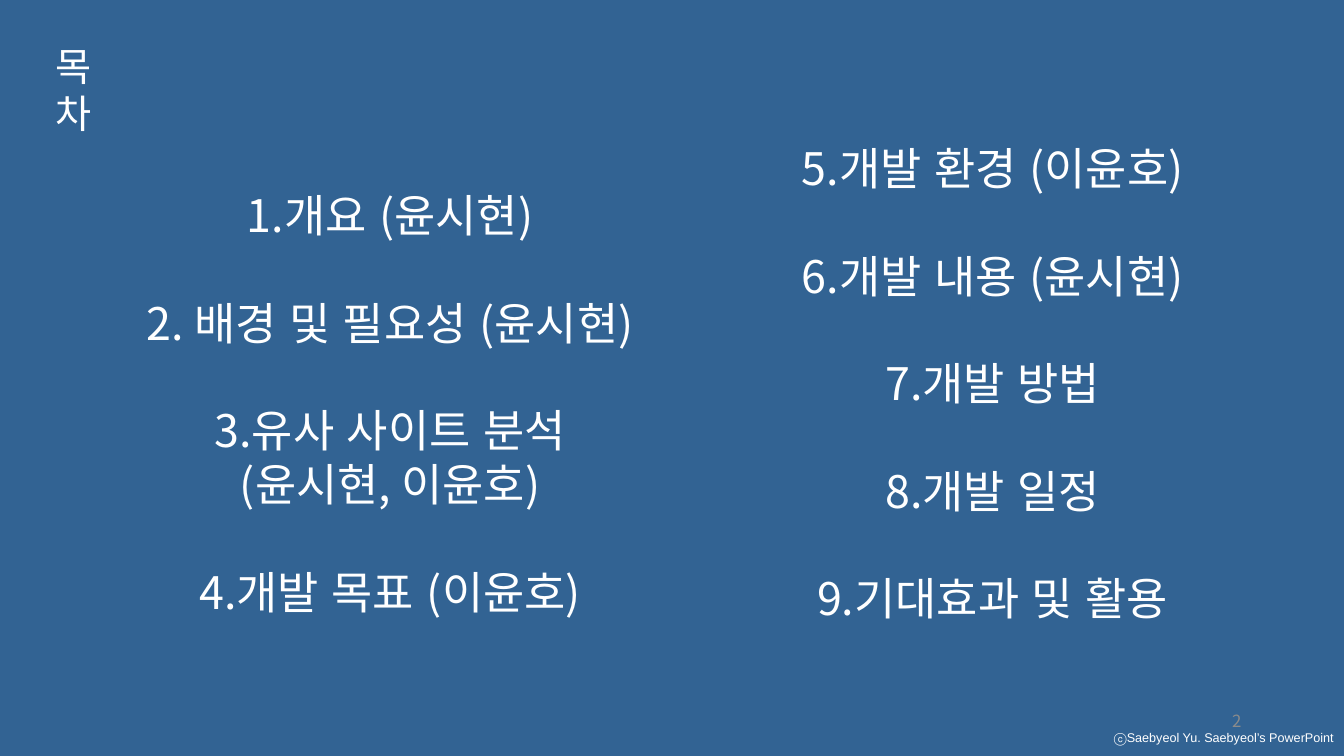
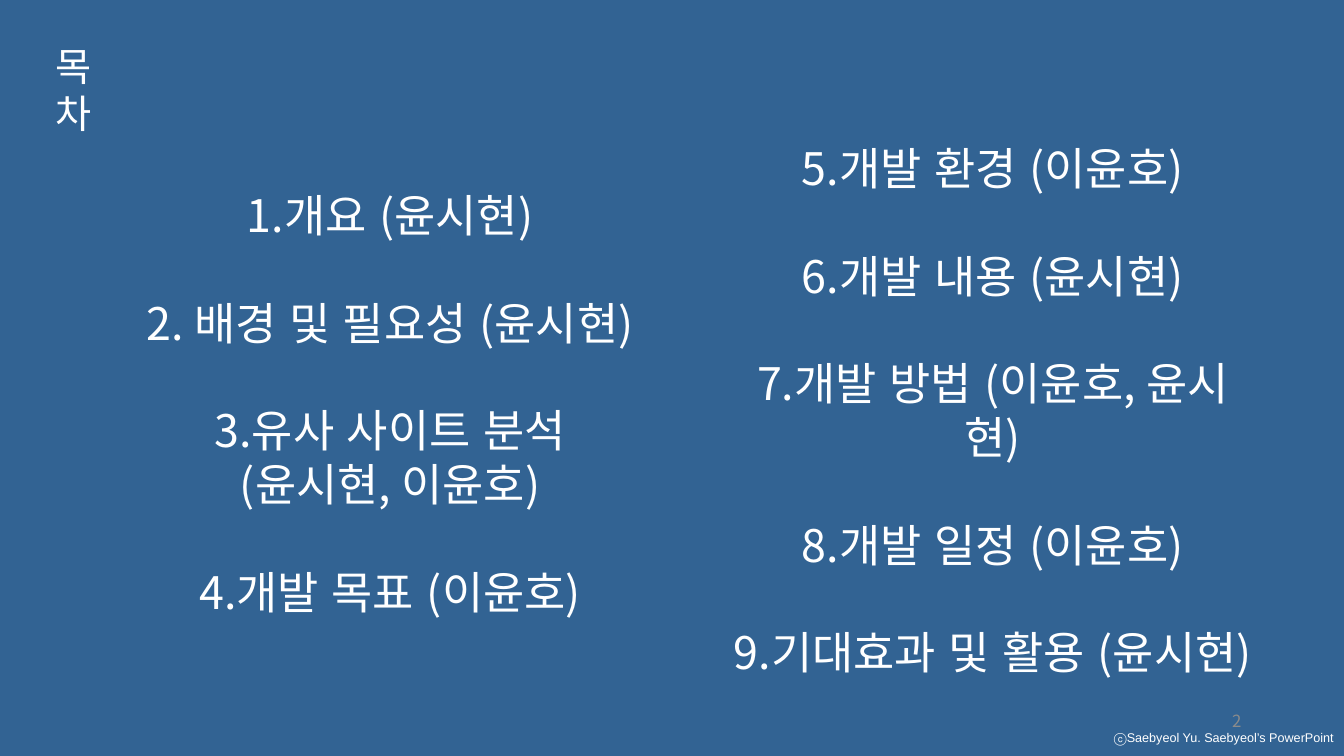
Before and after one commit to developerYHLee/University_Homework, a slide deck: slide 2 of 기말과제.pptx. Drawn at 1344x756 pixels with LibreOffice and Linux fonts; fonts in the diff are those of the drawing. Boxes give left, top, right and bottom in pixels: in the first picture for what was removed or moved away, otherwise in the second. Text is boxed around its words. In the diff, an @@ line names an element or a change of style, - is before the commit and + after.

Commit message:
목차 이름 기입

```diff
--- a/기말과제.pptx
+++ b/기말과제.pptx
@@ text at <box>734,363,1252,678</box>: text changed @@
-7.개발 방법
-8.개발 일정
-9.기대효과 및 활용
+7.개발 방법 (이윤호, 윤시현)
+8.개발 일정 (이윤호)
+9.기대효과 및 활용 (윤시현)
```
